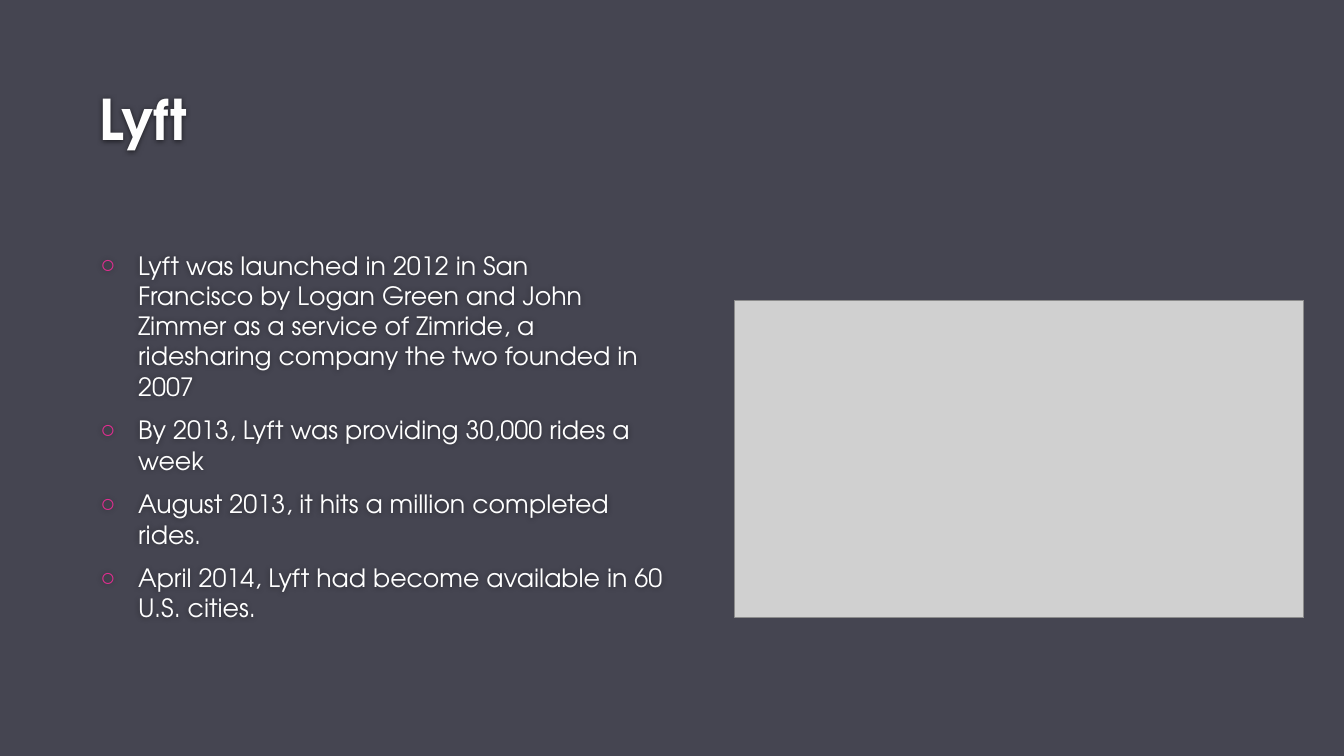
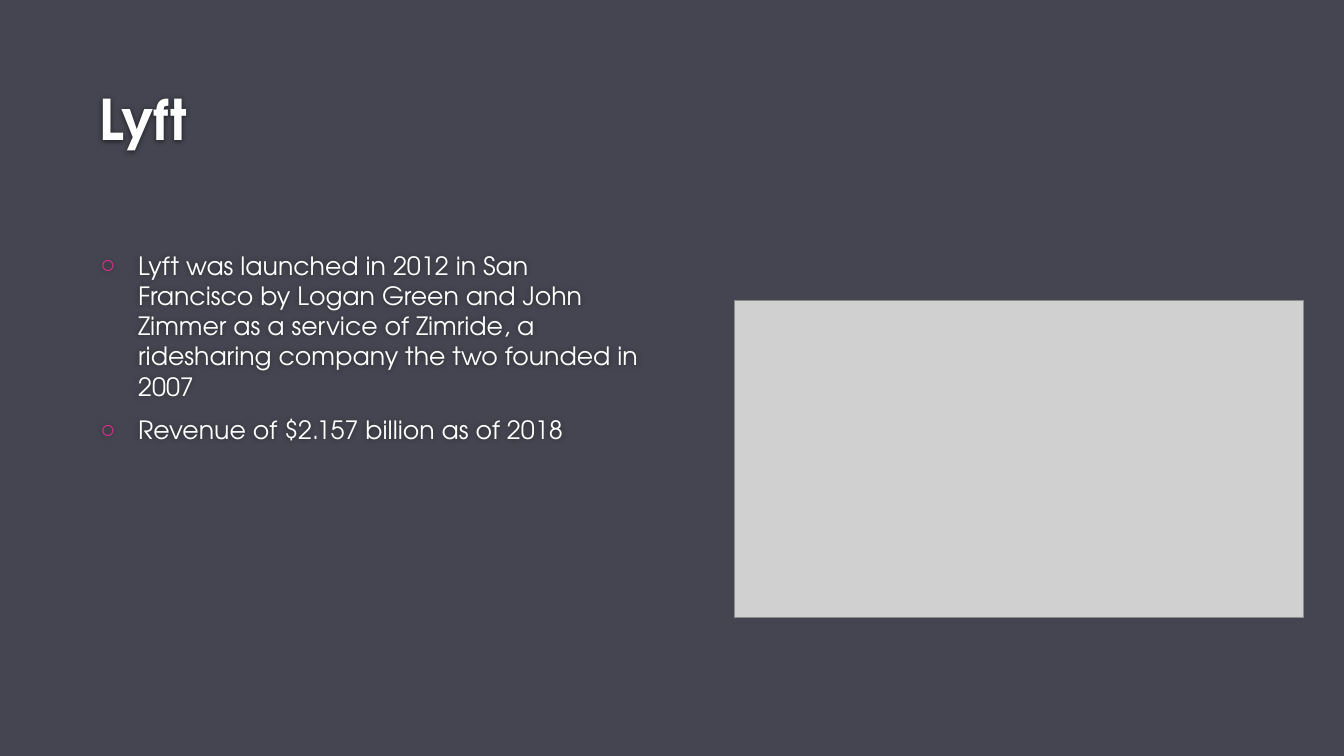
Before and after one commit to ajkim19/TNCs_and_DUI_Deaths, a slide deck: slide 3 of Project 1/Project-1.pptx. Drawn at 1344x756 pixels with LibreOffice and Linux fonts; fonts in the diff are those of the drawing; grey boxes stand for pictures; background and template pictures are left out. Boxes give left, top, right and bottom in pixels: in the first picture for what was removed or moved away, otherwise in the second. Text is boxed around its words. In the diff, an @@ line names an element or a change of style, - is before the commit and + after.

```diff
--- a/Project 1/Project-1.pptx
+++ b/Project 1/Project-1.pptx
@@ text at (x1=138, y1=418, x2=563, y2=441): text changed @@
-○ By 2013, Lyft was providing 30,000 rides a week
-○ August 2013, it hits a million completed rides.
-○ April 2014, Lyft had become available in 60 U.S. cities.
+○ Revenue of $2.157 billion as of 2018
```
Also in this commit, not shown: 5 other slides changed, 1 slide added.
